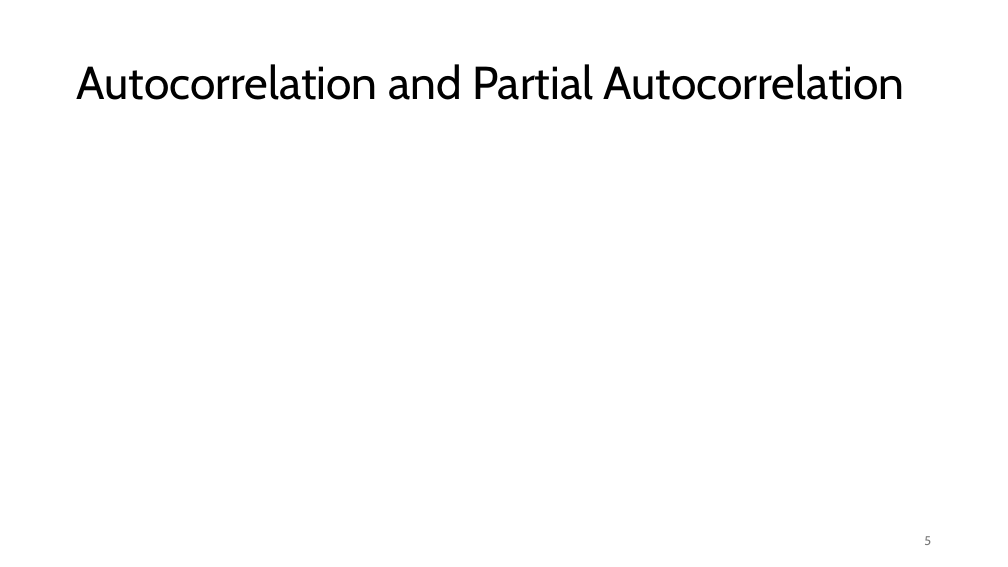
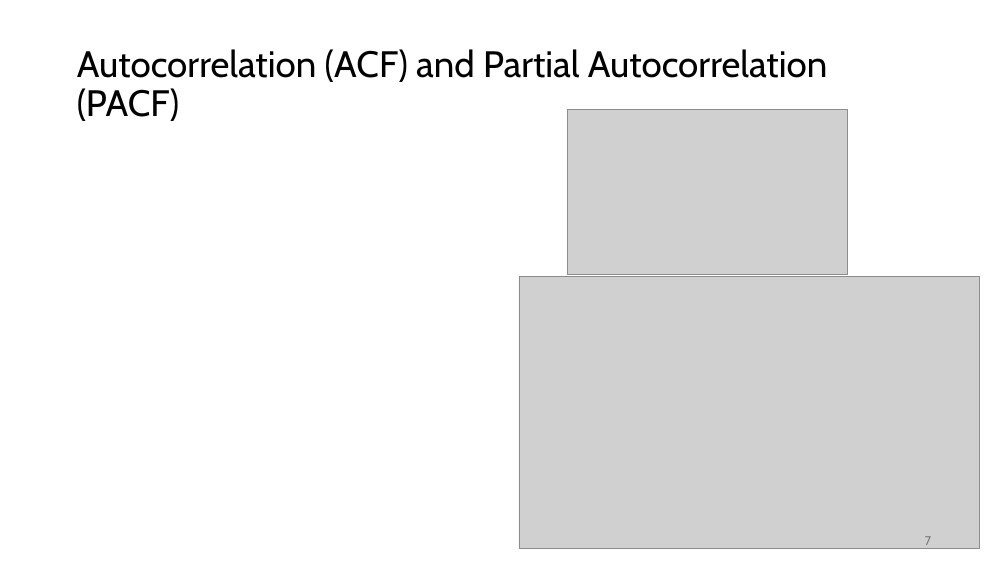
Before and after one commit to FelixWick/data_science, a slide deck: slide 7 of slides/9_time_series.pptx (slide 5 before the commit). Drawn at 1008x567 pixels with LibreOffice and Linux fonts; fonts in the diff are those of the drawing; grey boxes stand for pictures. Boxes give left, top, right and bottom in pixels: in the first picture for what was removed or moved away, otherwise in the second. Text is boxed around its words. In the diff, an @@ line names an element or a change of style, - is before the commit and + after.

```diff
--- a/slides/9_time_series.pptx
+++ b/slides/9_time_series.pptx
@@ title at [77, 49, 828, 121]: text changed; size 44 to 35 pt @@
-Autocorrelation and Partial Autocorrelation
+Autocorrelation (ACF) and Partial Autocorrelation (PACF)
@@ picture added at [567, 110, 847, 274] @@
@@ picture added at [520, 277, 980, 549] @@
@@ page number at [925, 536, 931, 545]: text changed @@
-5
+7
```
Also in this commit, not shown: 20 other slides changed, 4 slides added, 7 slides removed, 2 other files.
